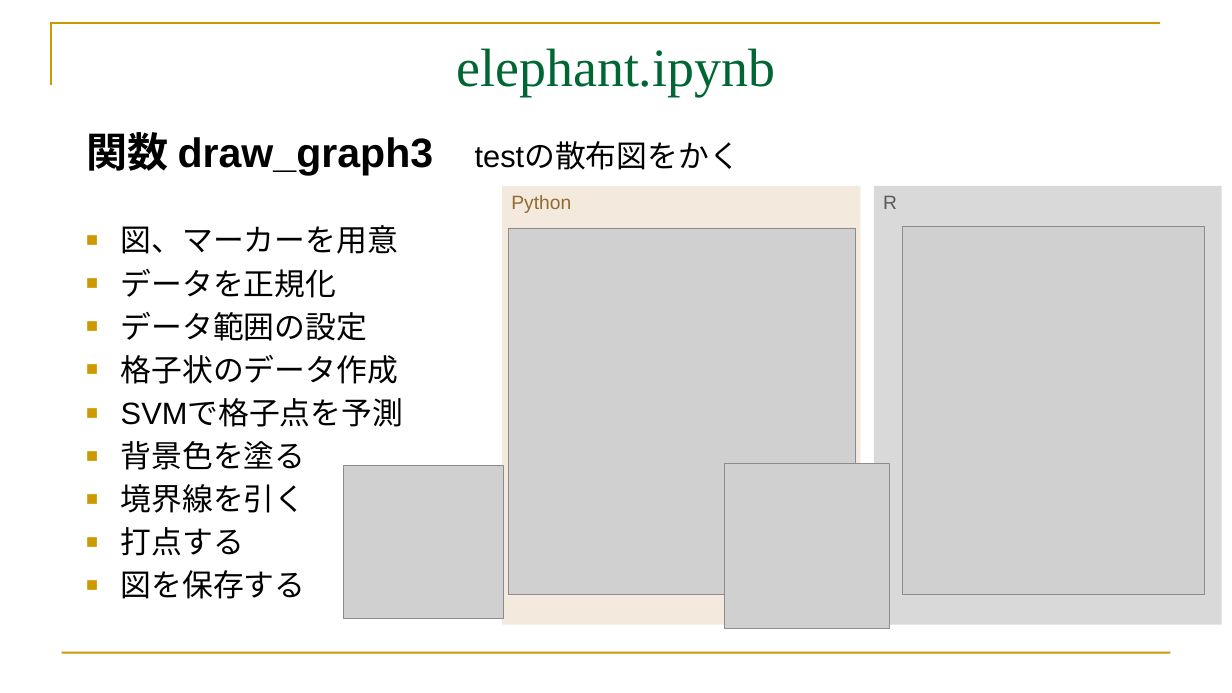
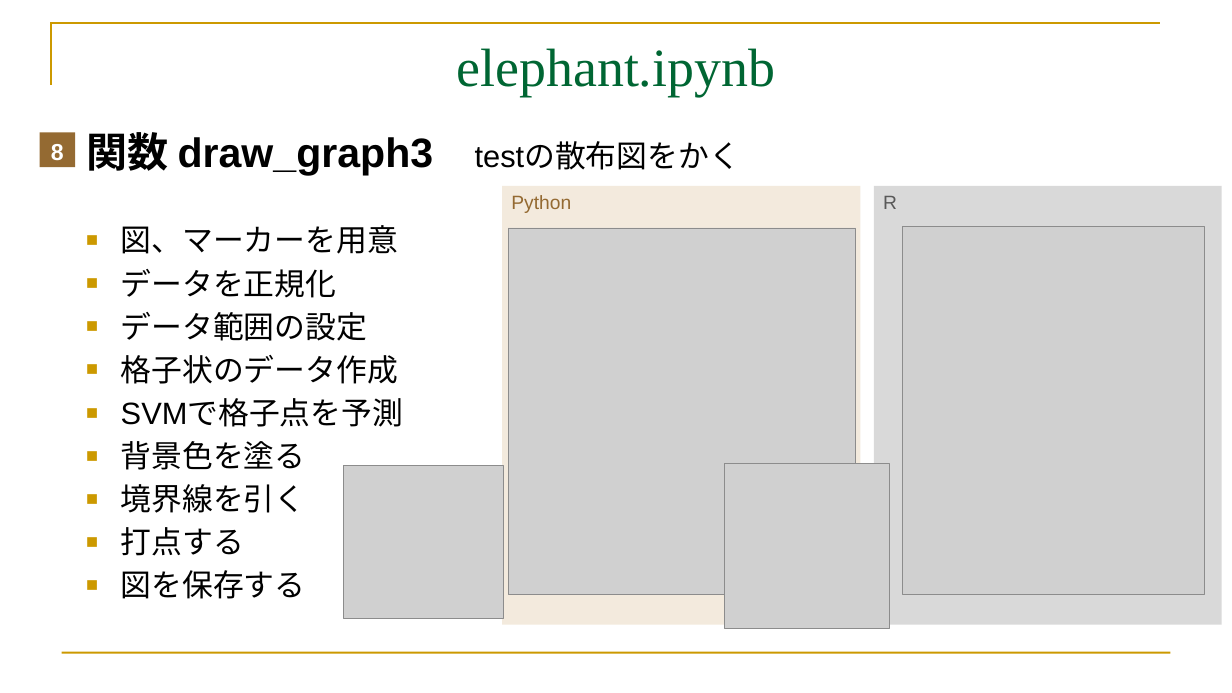
Before and after one commit to mei-517/GoogleColab, a slide deck: slide 12 of GoogleColab.part3.pptx. Drawn at 1232x693 pixels with LibreOffice and Linux fonts; fonts in the diff are those of the drawing; grey boxes stand for pictures. Boxes give left, top, right and bottom in pixels: in the first picture for what was removed or moved away, otherwise in the second. Text is boxed around its words. In the diff, an @@ line names an element or a change of style, - is before the commit and + after.

```diff
--- a/GoogleColab.part3.pptx
+++ b/GoogleColab.part3.pptx
@@ rectangle added at box(40, 132, 75, 167), fill #946A32, 18 pt, text #FFFFFF, bold @@
+8
```
Also in this commit, not shown: 14 other slides changed, 5 slides added, 1 slide removed, 3 other files.
